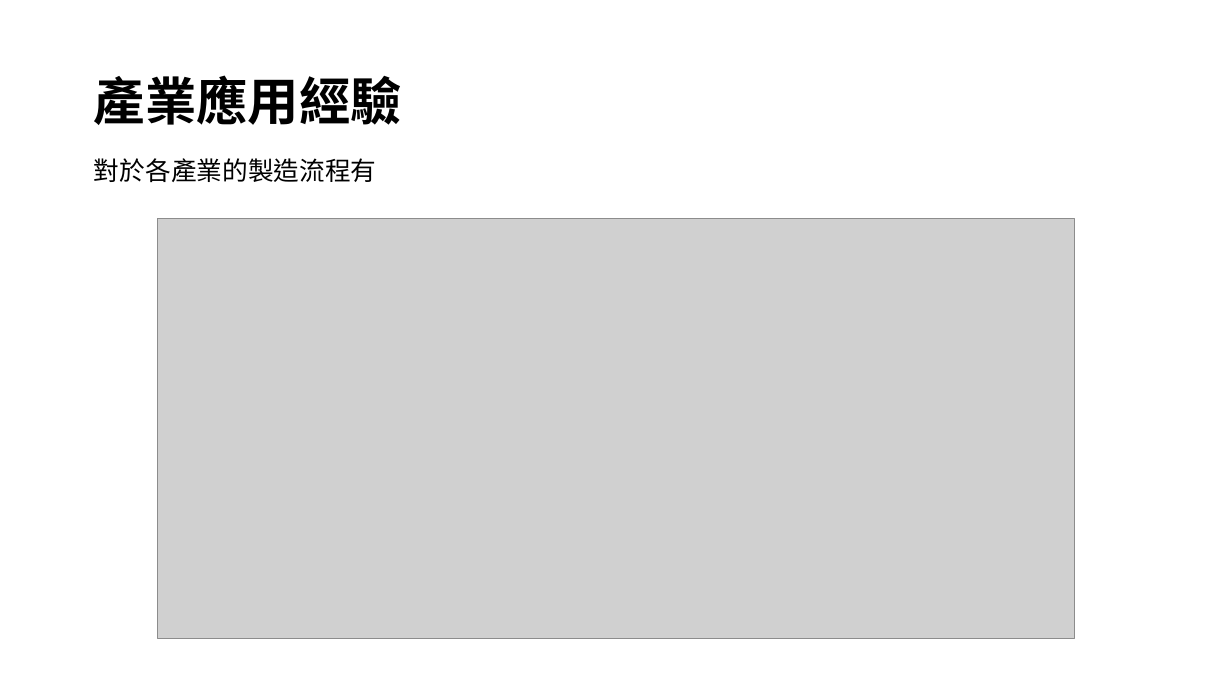
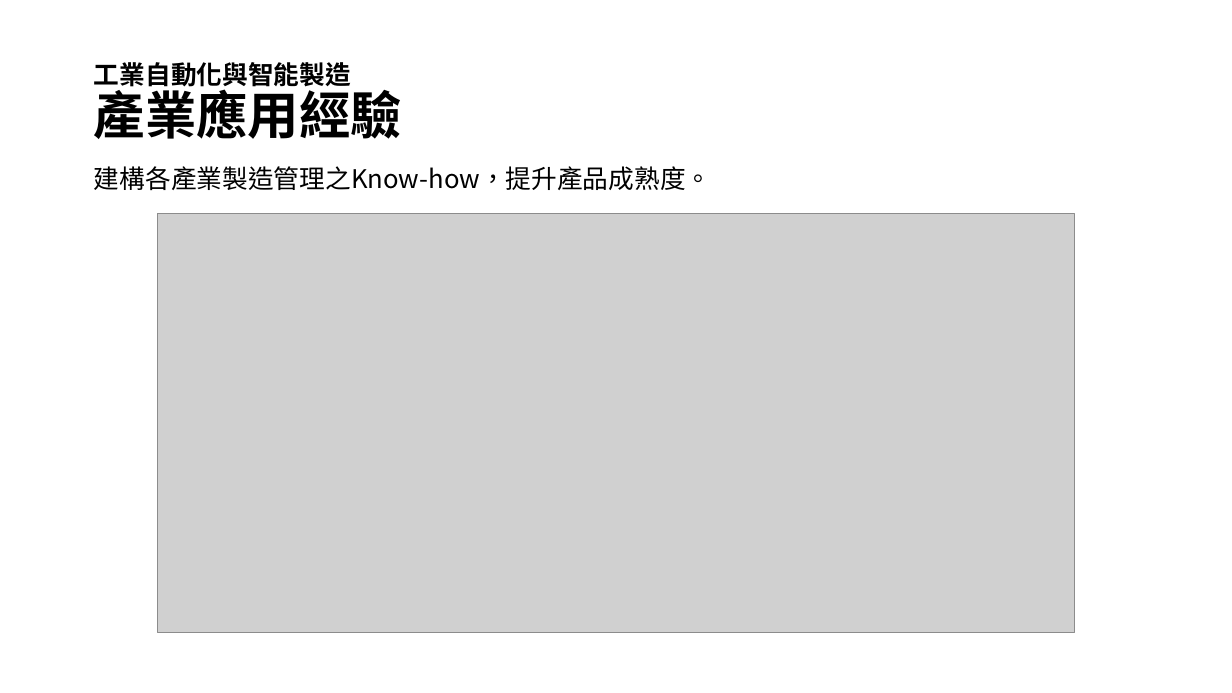
Before and after one commit to jenniecheng1995/TEST, a slide deck: slide 3 of 123.pptx. Drawn at 1232x693 pixels with LibreOffice and Linux fonts; fonts in the diff are those of the drawing; grey boxes stand for pictures. Boxes give left, top, right and bottom in pixels: in the first picture for what was removed or moved away, otherwise in the second. Text is boxed around its words. In the diff, an @@ line names an element or a change of style, - is before the commit and + after.

```diff
--- a/123.pptx
+++ b/123.pptx
@@ title at (94,62,402,139): text changed; size 40 to 20 pt @@
-產業應用經驗
+工業自動化與智能製造
+產業應用經驗
@@ text at (94,166,712,190): text changed @@
-對於各產業的製造流程有
+建構各產業製造管理之Know-how，提升產品成熟度。
@@ picture: place and size @@
-picture at (158,219,1075,639)
+picture at (158,213,1075,633)
```
Also in this commit, not shown: 4 other slides changed, 1 slide added.
